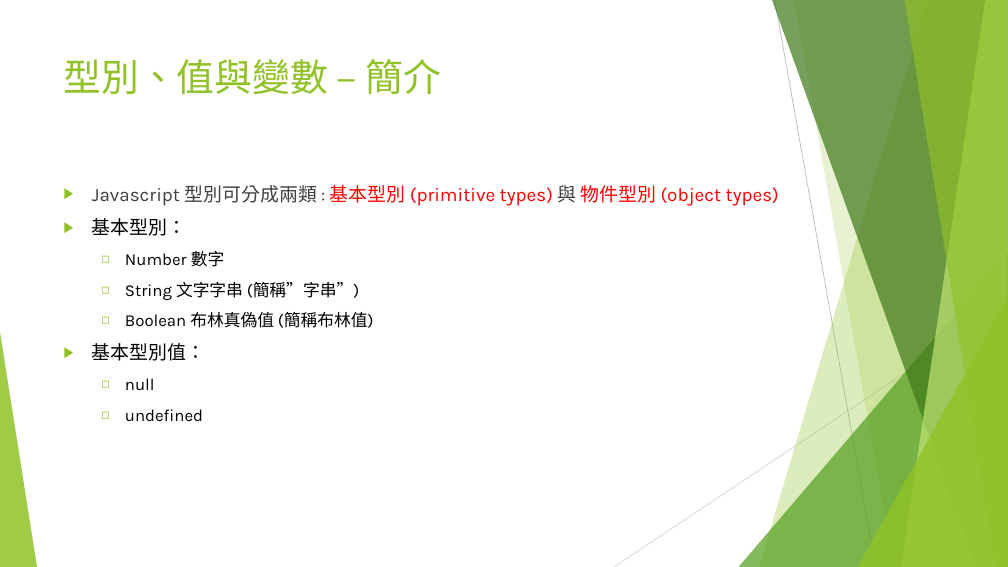
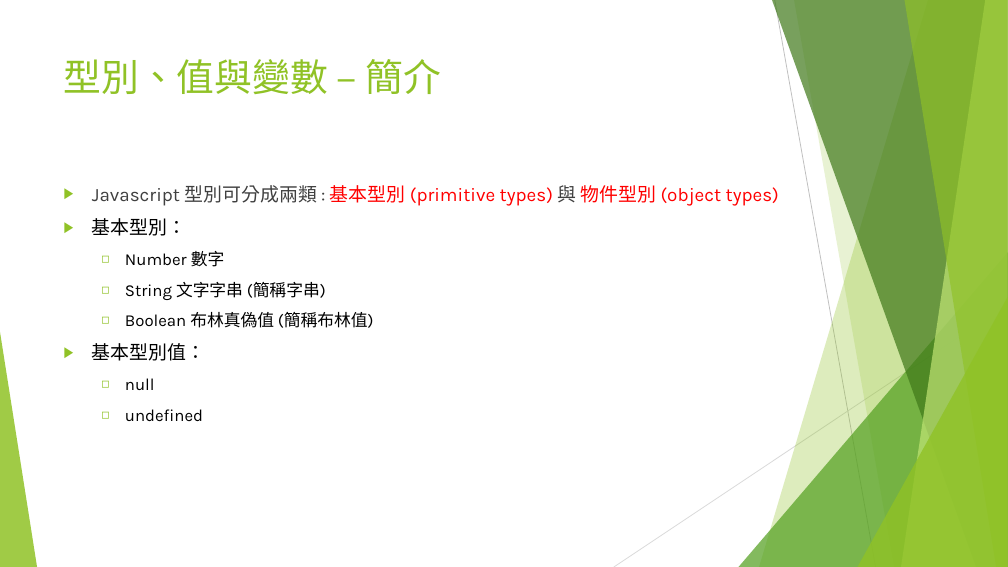
Before and after one commit to adennis1984/IntroduceWebFrontEnd, a slide deck: slide 21 of Part-1-Type-Value-Variable/Web 前端入門(一).pptx. Drawn at 1008x567 pixels with LibreOffice and Linux fonts; fonts in the diff are those of the drawing. Boxes give left, top, right and bottom in pixels: in the first picture for what was removed or moved away, otherwise in the second. Text is boxed around its words. In the diff, an @@ line names an element or a change of style, - is before the commit and + after.

```diff
--- a/Part-1-Type-Value-Variable/Web 前端入門(一).pptx
+++ b/Part-1-Type-Value-Variable/Web 前端入門(一).pptx
@@ text at [125, 282, 326, 300]: text changed @@
-  ◻ String 文字字串 (簡稱”字串”)
+  ◻ String 文字字串 (簡稱字串)
```
Also in this commit, not shown: 9 other slides changed, 1 other file.
